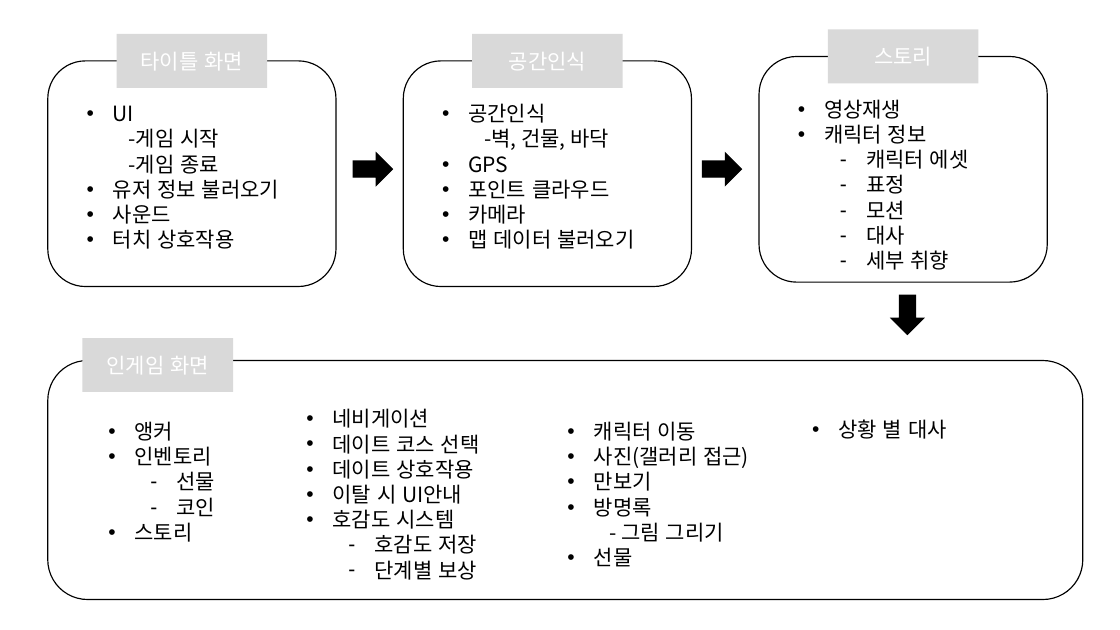
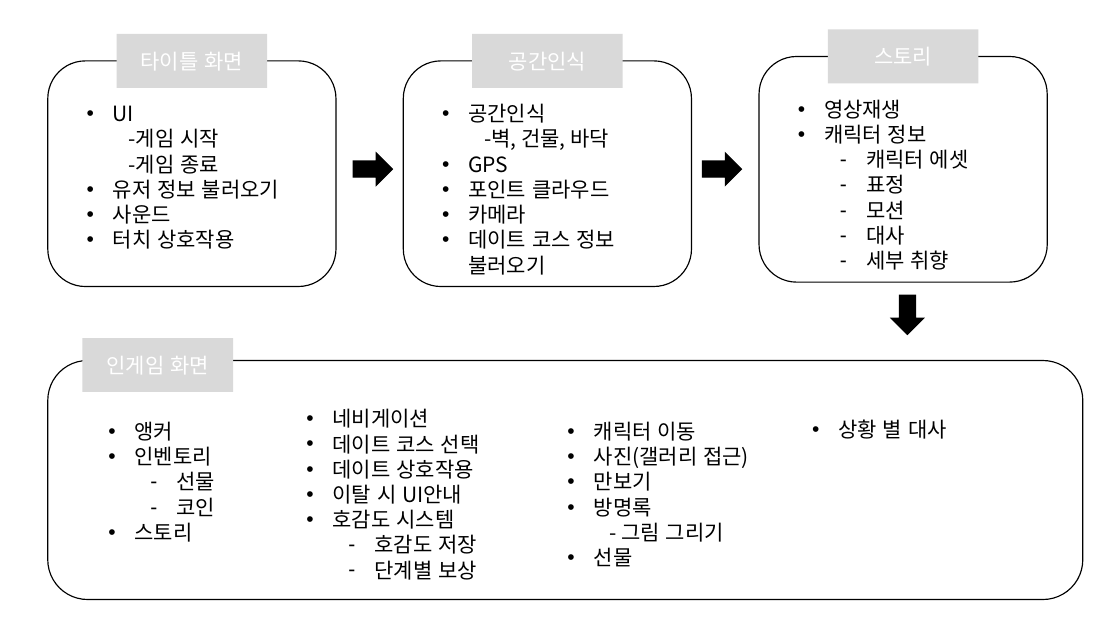
Before and after one commit to Kjaeseong/RocketTeamDocu, a slide deck: slide 1 of 기타 파일/1011일정.pptx. Drawn at 1120x630 pixels with LibreOffice and Linux fonts; fonts in the diff are those of the drawing. Boxes give left, top, right and bottom in pixels: in the first picture for what was removed or moved away, otherwise in the second. Text is boxed around its words. In the diff, an @@ line names an element or a change of style, - is before the commit and + after.

```diff
--- a/기타 파일/1011일정.pptx
+++ b/기타 파일/1011일정.pptx
@@ text at <box>468,229,616,275</box>: text changed @@
-• 맵 데이터 불러오기
+• 데이트 코스 정보 불러오기
```
Also in this commit, not shown: 1 other slide changed, 2 other files.
